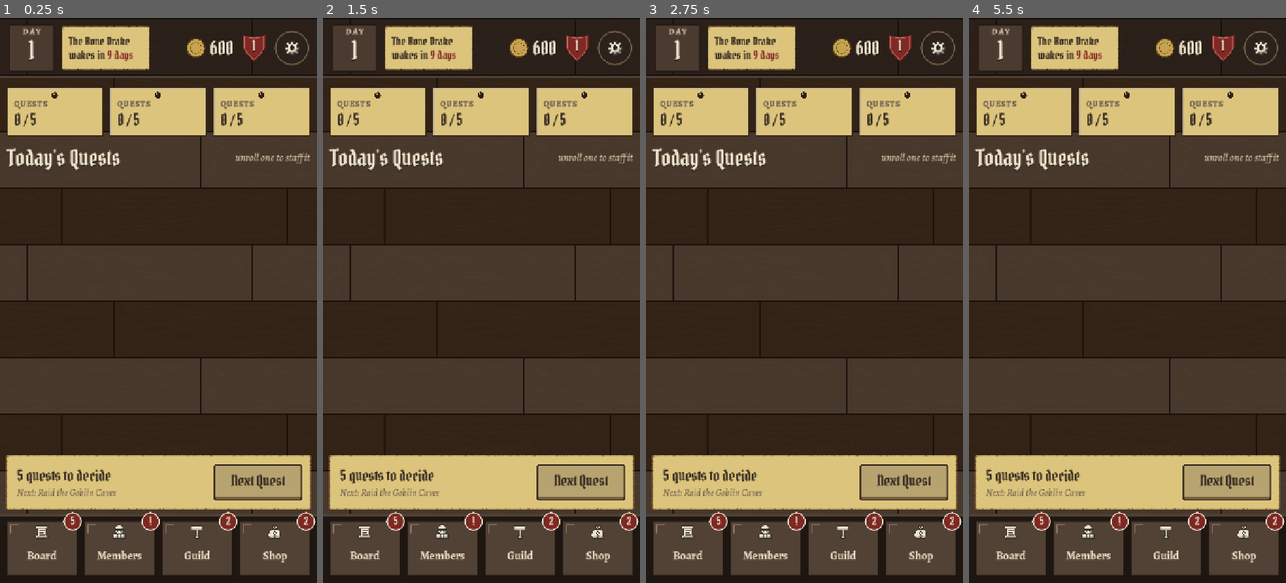
Above: before the commit, frames 1-4 (left to right).
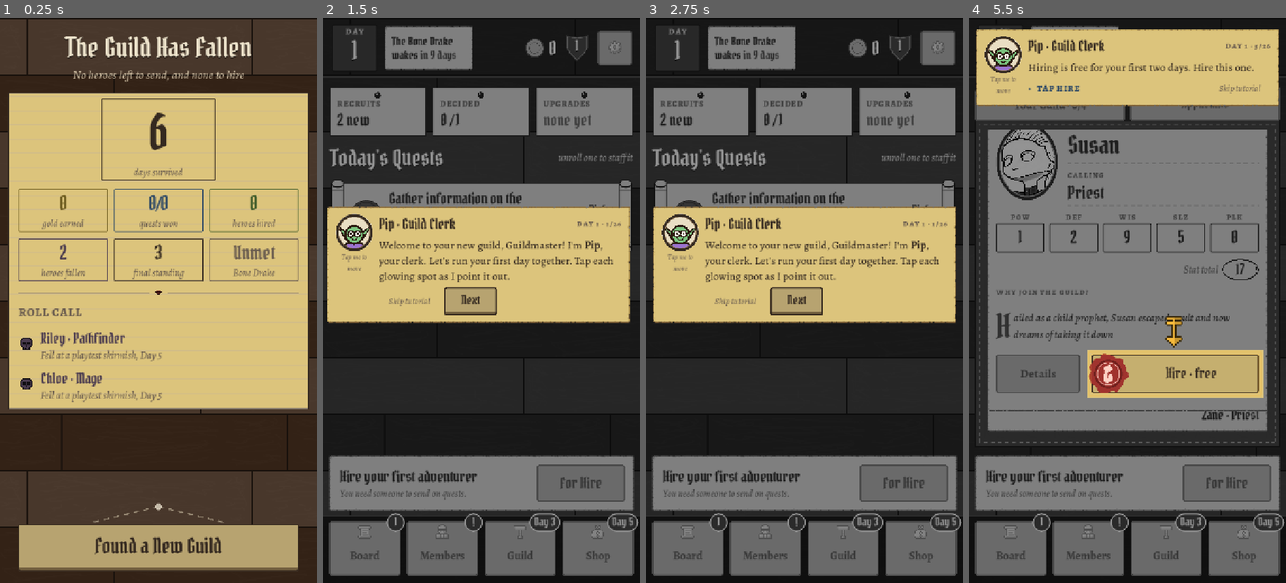
Above: after the commit, the same moments.

Repository: ActuallySanta/Fantasy-Guild-Manager
Game: Godot game, scene res://MobileHall/Playtest/scenario_game_over.tscn
The game is run twice, just before and just after one commit, with the same random seed, the same clock (stepped at 60 frames per second) and the same inputs. This scene is started directly instead of the project's main scene.
Inputs (mouse positions are in pixels of both pictures, inside the frame that each line leads up to):
- Up to frame 1 (0.25 s): no input
- Up to frame 2 (1.5 s): click (481, 549) at 0.5 s, where only the run after the commit has a clickable "Found a New Guild"; click (579, 481) at 1.25 s, where only the run before the commit has a clickable "Next Quest"
- Up to frame 3 (2.75 s): click (902, 481) at 2 s, where only the run before the commit has a clickable "Next Quest"
- Up to frame 4 (5.5 s): click (1121, 300) at 2.75 s, where only the run after the commit has a clickable "Next"; click "Members" at 3.5 s; click (1203, 102) at 4.25 s, where only the run after the commit has a clickable "Applicants"; click (1121, 554) at 5 s, where only the run after the commit has a clickable "Next"

The runs differ from the first frame. In frame 1, 74% of the frame differs, in the area x 0-100%, y 0-99%; in frame 2, 89%; in frame 3, 89%, in the area x 0-100%, y 1-99%; in frame 4, 86%.
Error before the commit: Parse Error: Identifier "Style" not declared in the current scope. (res://MobileHall/Scripts/hall_main.gd:583)

Commit message:
Fix parse errors left by merging uid-references with game-over
The game-over work still used the old Style/HallMain preload aliases,
which uid-references removed, so hall_main.gd failed to parse. The merge
also dropped the skull ext_resource from overlay_welcome.tscn, so that
scene (and hall_main, which instances it) failed to load.

- Use HallStyle/HallMain directly in hall_main, overlay_game_over,
  roll_call_row and stat_tile
- Restore the 7_skull ext_resource in overlay_welcome.tscn
- Give the new game-over scenes uids; reference roll_call_row and the
  main scene by uid

Co-Authored-By: Claude Opus 5.5 <noreply@anthropic.com>

Diff:
--- a/MobileHall/Playtest/scenario_game_over.tscn
+++ b/MobileHall/Playtest/scenario_game_over.tscn
@@ -1,6 +1,6 @@
-[gd_scene load_steps=3 format=3]
+[gd_scene format=3 uid="uid://1s4gb1s5mjv1"]
 
-[ext_resource type="Script" path="res://MobileHall/Playtest/playtest_scenario.gd" id="1_scn"]
+[ext_resource type="Script" uid="uid://cd15jv1qd0glg" path="res://MobileHall/Playtest/playtest_scenario.gd" id="1_scn"]
 [ext_resource type="PackedScene" uid="uid://dtw7iu2s1gibm" path="res://MobileHall/hall_main.tscn" id="2_hall"]
 
 [node name="ScenarioGameOver" type="Control"]
--- a/MobileHall/Scenes/Components/stat_tile.tscn
+++ b/MobileHall/Scenes/Components/stat_tile.tscn
@@ -1,6 +1,6 @@
-[gd_scene format=3]
+[gd_scene format=3 uid="uid://bakk5e3uhltne"]
 
-[ext_resource type="Script" path="res://MobileHall/Scripts/stat_tile.gd" id="1_tile"]
+[ext_resource type="Script" uid="uid://dhe7hvmasr78q" path="res://MobileHall/Scripts/stat_tile.gd" id="1_tile"]
 
 [node name="StatTile" type="PanelContainer"]
 size_flags_horizontal = 3
--- a/MobileHall/Scenes/Overlays/overlay_game_over.tscn
+++ b/MobileHall/Scenes/Overlays/overlay_game_over.tscn
@@ -1,10 +1,10 @@
-[gd_scene format=3]
+[gd_scene format=3 uid="uid://cdmw3mrmuept3"]
 
-[ext_resource type="Script" path="res://MobileHall/Scripts/overlay_game_over.gd" id="1_over"]
-[ext_resource type="Texture2D" path="res://MobileHall/Art/Textures/wood.png" id="2_wood"]
-[ext_resource type="PackedScene" path="res://MobileHall/Scenes/Components/stat_tile.tscn" id="3_tile"]
-[ext_resource type="Texture2D" path="res://MobileHall/Art/Textures/connector.png" id="4_connector"]
-[ext_resource type="PackedScene" path="res://MobileHall/Scenes/Components/divider.tscn" id="5_divider"]
+[ext_resource type="Script" uid="uid://cwpscnknr0sye" path="res://MobileHall/Scripts/overlay_game_over.gd" id="1_over"]
+[ext_resource type="Texture2D" uid="uid://6sc4epkipif0" path="res://MobileHall/Art/Textures/wood.png" id="2_wood"]
+[ext_resource type="PackedScene" uid="uid://bakk5e3uhltne" path="res://MobileHall/Scenes/Components/stat_tile.tscn" id="3_tile"]
+[ext_resource type="Texture2D" uid="uid://bswbe5m6msbdj" path="res://MobileHall/Art/Textures/connector.png" id="4_connector"]
+[ext_resource type="PackedScene" uid="uid://0ruw74gtfe6k" path="res://MobileHall/Scenes/Components/divider.tscn" id="5_divider"]
 
 [node name="OverlayGameOver" type="Control"]
 layout_mode = 3
--- a/MobileHall/Scenes/Overlays/overlay_welcome.tscn
+++ b/MobileHall/Scenes/Overlays/overlay_welcome.tscn
@@ -5,6 +5,7 @@
 [ext_resource type="Texture2D" uid="uid://cb420nxynjehg" path="res://MobileHall/Art/Icons/scroll.svg" id="4_twoe2"]
 [ext_resource type="Texture2D" uid="uid://cv5023acxlou6" path="res://MobileHall/Art/Icons/person.svg" id="5_d3ton"]
 [ext_resource type="Texture2D" uid="uid://cjywbau63ujgi" path="res://MobileHall/Art/Icons/hammer.svg" id="6_qmqxm"]
+[ext_resource type="Texture2D" uid="uid://dv4aeys4diph4" path="res://MobileHall/Art/Icons/skull.svg" id="7_skull"]
 
 [node name="OverlayWelcome" type="Control" unique_id=1913149125]
 layout_mode = 3
--- a/MobileHall/Scenes/Rows/roll_call_row.tscn
+++ b/MobileHall/Scenes/Rows/roll_call_row.tscn
@@ -1,7 +1,7 @@
-[gd_scene format=3]
+[gd_scene format=3 uid="uid://bqn0i28l67um7"]
 
-[ext_resource type="Script" path="res://MobileHall/Scripts/roll_call_row.gd" id="1_row"]
-[ext_resource type="Texture2D" path="res://MobileHall/Art/Icons/skull.svg" id="2_skull"]
+[ext_resource type="Script" uid="uid://d25j0wv2m448s" path="res://MobileHall/Scripts/roll_call_row.gd" id="1_row"]
+[ext_resource type="Texture2D" uid="uid://dv4aeys4diph4" path="res://MobileHall/Art/Icons/skull.svg" id="2_skull"]
 
 [node name="RollCallRow" type="HBoxContainer"]
 mouse_filter = 2
--- a/MobileHall/Scripts/hall_main.gd
+++ b/MobileHall/Scripts/hall_main.gd
@@ -101,7 +101,7 @@
 const SETTINGS_SECTION := "accessibility"
 const SETTINGS_COLOR_FILTER := "color_filter"
 ## The scene a new run starts in (not a playtest scenario, so its preset isn't re-applied).
-const MAIN_SCENE_PATH := "res://MobileHall/hall_main.tscn"
+const MAIN_SCENE_PATH := "uid://dtw7iu2s1gibm"  # MobileHall/hall_main.tscn
 ## run_stats.drake_result values (the Bone Drake milestone quest).
 const DRAKE_RESULT_NONE := ""
 const DRAKE_RESULT_SLAIN := "Slain"
@@ -580,7 +580,7 @@
 
 ## The one living member of the guild, or null if there isn't exactly one.
 func last_living_hero() -> GuildCharacter:
-	var living := roster().filter(func(character): return not Style.is_dead(character))
+	var living := roster().filter(func(character): return not HallStyle.is_dead(character))
 	return living[0] if living.size() == 1 else null
 
 
@@ -614,9 +614,9 @@
 		if not everyone.has(character):
 			everyone.append(character)
 
-	var fallen := everyone.filter(func(character): return Style.is_dead(character))
+	var fallen := everyone.filter(func(character): return HallStyle.is_dead(character))
 	fallen.sort_custom(func(a, b): return a.died_on_day < b.died_on_day)
-	var let_go := released.filter(func(character): return not Style.is_dead(character))
+	var let_go := released.filter(func(character): return not HallStyle.is_dead(character))
 	var others := everyone.filter(func(character):
 		return not fallen.has(character) and not let_go.has(character))
 
@@ -1493,10 +1493,10 @@
 	_danger_strip.visible = run_over_stats.is_empty() and hero != null and is_one_death_from_falling()
 	if not _danger_strip.visible:
 		return
-	Style.style_panel(_danger_strip, Style.RED_BG)
-	_danger_icon.modulate = Style.RED
+	HallStyle.style_panel(_danger_strip, HallStyle.RED_BG)
+	_danger_icon.modulate = HallStyle.RED
 	_danger_title.text = DANGER_TITLE
-	Style.set_font_color(_danger_title, Style.RED)
+	HallStyle.set_font_color(_danger_title, HallStyle.RED)
 	if _is_short_of_recruit_gold():
 		var price := GuildCharacter.recruit_cost_for_day(GameState.day + 1)
 		_danger_text.text = DANGER_GOLD % [price, GameState.gold, hero.name]
--- a/MobileHall/Scripts/overlay_game_over.gd
+++ b/MobileHall/Scripts/overlay_game_over.gd
@@ -6,9 +6,7 @@
 ## Scene: MobileHall/Scenes/Overlays/overlay_game_over.tscn
 extends Control
 
-const Style := preload("res://MobileHall/Scripts/hall_style.gd")
-const HallMain := preload("res://MobileHall/Scripts/hall_main.gd")
-const RollCallRowScene := preload("res://MobileHall/Scenes/Rows/roll_call_row.tscn")
+const RollCallRowScene := preload("uid://bqn0i28l67um7")  # MobileHall/Scenes/Rows/roll_call_row.tscn
 
 ## Font size of the number on the big Days tile (the grid tiles keep the scene's).
 const DAYS_FONT_SIZE := 110
@@ -50,7 +48,7 @@
 func setup(main: HallMain) -> void:
 	hall = main
 	_new_run_button.pressed.connect(hall.start_new_run)
-	Style.style_button(_new_run_button, "gold", 46)
+	HallStyle.style_button(_new_run_button, "gold", 46)
 
 
 func refresh() -> void:
@@ -67,30 +65,30 @@
 func _show_tiles(stats: Dictionary) -> void:
 	var days: int = stats.days
 	var days_caption := TEXT_DAYS_CAPTION_ONE if days == 1 else TEXT_DAYS_CAPTION
-	_days_tile.setup(str(days), days_caption, Style.TEXT_MAIN, DAYS_FONT_SIZE)
+	_days_tile.setup(str(days), days_caption, HallStyle.TEXT_MAIN, DAYS_FONT_SIZE)
 
-	_gold_tile.setup(str(stats.gold_earned), TEXT_GOLD_CAPTION, Style.GOLD_TEXT)
-	_quests_tile.setup(TEXT_QUESTS % [stats.quests_won, stats.quests_sent], TEXT_QUESTS_CAPTION, Style.BLUE_TEXT)
-	_hired_tile.setup(str(stats.heroes_hired), TEXT_HIRED_CAPTION, Style.GREEN_TEXT)
-	var dead_ink: Color = Style.INJURY_LOOKS[GuildCharacter.InjuryLevel.DEAD].text
+	_gold_tile.setup(str(stats.gold_earned), TEXT_GOLD_CAPTION, HallStyle.GOLD_TEXT)
+	_quests_tile.setup(TEXT_QUESTS % [stats.quests_won, stats.quests_sent], TEXT_QUESTS_CAPTION, HallStyle.BLUE_TEXT)
+	_hired_tile.setup(str(stats.heroes_hired), TEXT_HIRED_CAPTION, HallStyle.GREEN_TEXT)
+	var dead_ink: Color = HallStyle.INJURY_LOOKS[GuildCharacter.InjuryLevel.DEAD].text
 	_fallen_tile.setup(str(stats.fallen), TEXT_FALLEN_CAPTION, dead_ink)
 	var standing: int = stats.standing
-	_standing_tile.setup(str(standing), TEXT_STANDING_CAPTION, Style.RED if standing < 0 else Style.TEXT_MAIN)
+	_standing_tile.setup(str(standing), TEXT_STANDING_CAPTION, HallStyle.RED if standing < 0 else HallStyle.TEXT_MAIN)
 
 	# the Drake tile: slain in green, lost in red, never fought in soft ink
 	var drake_result: String = stats.drake_result
 	if drake_result == HallMain.DRAKE_RESULT_SLAIN:
-		_drake_tile.setup(drake_result, TEXT_DRAKE_CAPTION, Style.GREEN_TEXT)
+		_drake_tile.setup(drake_result, TEXT_DRAKE_CAPTION, HallStyle.GREEN_TEXT)
 	elif drake_result == HallMain.DRAKE_RESULT_LOST:
-		_drake_tile.setup(drake_result, TEXT_DRAKE_CAPTION, Style.RED)
+		_drake_tile.setup(drake_result, TEXT_DRAKE_CAPTION, HallStyle.RED)
 	else:
-		_drake_tile.setup(TEXT_DRAKE_UNMET, TEXT_DRAKE_CAPTION, Style.TEXT_SOFT)
+		_drake_tile.setup(TEXT_DRAKE_UNMET, TEXT_DRAKE_CAPTION, HallStyle.TEXT_SOFT)
 
 
 ## One row per hero who was ever in the guild (already in roll-call order).
 func _show_roll_call(heroes: Array, released: Array) -> void:
-	Style.clear_children(_roll_call)
+	HallStyle.clear_children(_roll_call)
 	for character in heroes:
-		Style.add_row(_roll_call, RollCallRowScene).setup(character, released.has(character))
+		HallStyle.add_row(_roll_call, RollCallRowScene).setup(character, released.has(character))
 	_empty_label.text = TEXT_NOBODY
 	_empty_label.visible = heroes.is_empty()
--- a/MobileHall/Scripts/roll_call_row.gd
+++ b/MobileHall/Scripts/roll_call_row.gd
@@ -4,7 +4,6 @@
 ## Scene: MobileHall/Scenes/Rows/roll_call_row.tscn
 extends HBoxContainer
 
-const Style := preload("res://MobileHall/Scripts/hall_style.gd")
 
 # ---- TEXT
 const TEXT_NAME := "%s · %s"
@@ -22,24 +21,24 @@
 
 ## character = the hero, was_released = they were let go this run (living or not).
 func setup(character: GuildCharacter, was_released: bool) -> void:
-	_name.text = TEXT_NAME % [character.name, Style.role_name(character)]
+	_name.text = TEXT_NAME % [character.name, HallStyle.role_name(character)]
 
 	var icon_name := "heart"
-	var ink := Style.GREEN_TEXT
-	if Style.is_dead(character):
+	var ink := HallStyle.GREEN_TEXT
+	if HallStyle.is_dead(character):
 		icon_name = "skull"
-		ink = Style.INJURY_LOOKS[GuildCharacter.InjuryLevel.DEAD].text
+		ink = HallStyle.INJURY_LOOKS[GuildCharacter.InjuryLevel.DEAD].text
 		if character.died_on_quest != "" and character.died_on_day >= 0:
 			_fate.text = TEXT_FELL % [character.died_on_quest, character.died_on_day]
 		else:
 			_fate.text = TEXT_FELL_UNKNOWN
 	elif was_released:
 		icon_name = "back"
-		ink = Style.TEXT_SOFT
+		ink = HallStyle.TEXT_SOFT
 		_fate.text = TEXT_RELEASED
 	else:
-		_fate.text = TEXT_REMAINS % Style.injury_look(character).label.to_lower()
+		_fate.text = TEXT_REMAINS % HallStyle.injury_look(character).label.to_lower()
 
-	_icon.texture = Style.icon_texture(icon_name)
+	_icon.texture = HallStyle.icon_texture(icon_name)
 	_icon.modulate = ink
-	Style.set_font_color(_name, ink)
+	HallStyle.set_font_color(_name, ink)
--- a/MobileHall/Scripts/stat_tile.gd
+++ b/MobileHall/Scripts/stat_tile.gd
@@ -3,7 +3,6 @@
 ## Scene: MobileHall/Scenes/Components/stat_tile.tscn
 extends PanelContainer
 
-const Style := preload("res://MobileHall/Scripts/hall_style.gd")
 
 # ---- NODES
 @onready var _value: Label = %Value
@@ -15,7 +14,7 @@
 func setup(value_text: String, caption_text: String, ink: Color, value_font_size: int = 0) -> void:
 	_value.text = value_text
 	_caption.text = caption_text
-	Style.set_font_color(_value, ink)
-	Style.tint_art(self, ink)
+	HallStyle.set_font_color(_value, ink)
+	HallStyle.tint_art(self, ink)
 	if value_font_size > 0:
 		_value.add_theme_font_size_override("font_size", value_font_size)
Not shown: 1 places in MobileHall/hall_main.tscn that only renumber resources
